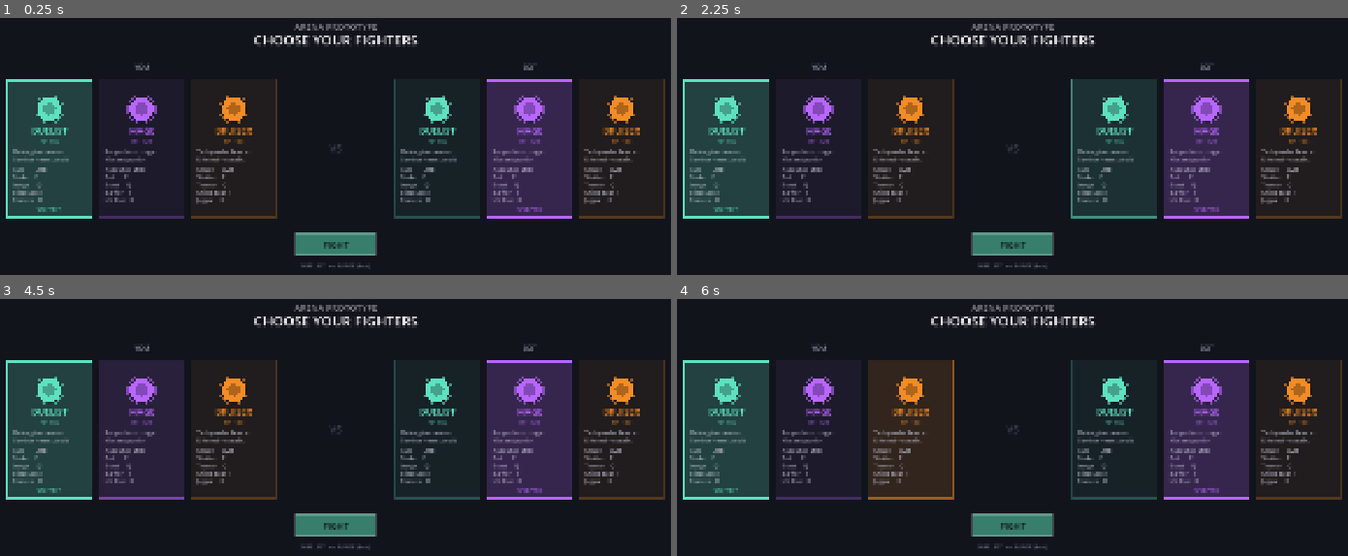
Above: before the commit, frames 1-4 (two rows, left to right).
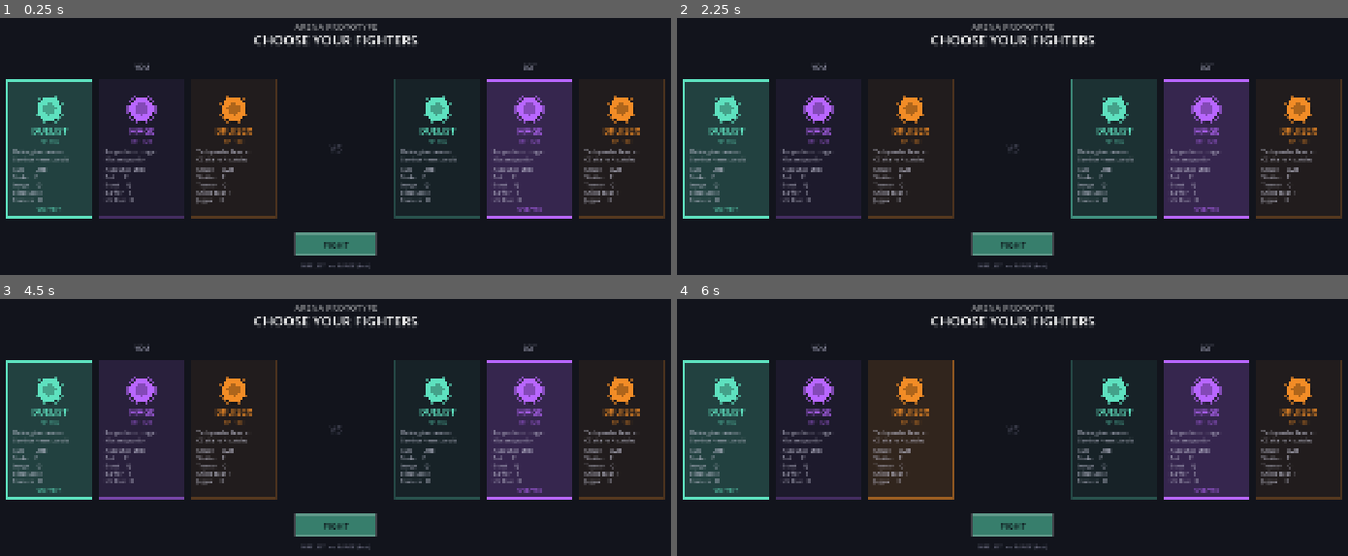
Above: after the commit, the same moments.

Repository: johnWard12/arena-game-godot
Game: Godot game, scene res://scenes/CharSelect.tscn
Same seed, same stepped clock (60 frames per second), same inputs: the game is played once before the commit and once after it.
Inputs (mouse positions are in pixels of both pictures, inside the frame that each line leads up to):
- Up to frame 1 (0.25 s): no input
- Up to frame 2 (2.25 s): tap Enter at 0.5, 2 s; move the mouse to (1180, 203) at 0.52 s; hold D 0.53-1.28 s; tap E at 0.6, 1.55, 2.1 s; click (1180, 203) at 0.67 s; tap Space at 0.77, 1.25, 1.52 s; move the mouse to (858, 246) at 1.27 s; hold S 1.28-2.03 s; tap Shift at 1.35 s; move the mouse to (1093, 128) at 2.02 s; hold D from 2.03 s (still down)
- Up to frame 3 (4.5 s): tap Space at 2.75, 3.02, 3.77, 4.25 s; move the mouse to (outside the picture) at 2.77 s; release D at 2.78 s; hold W 2.78-3.53 s; tap Q at 2.85 s; click (outside the picture) at 2.92 s; tap E at 3.05, 3.8 s; tap Enter at 3.5 s; move the mouse to (outside the picture) at 3.52 s; hold A from 3.53 s (still down); tap F at 3.6 s; tap Escape at 4.15 s; move the mouse to (100, 440) at 4.27 s; tap R at 4.35 s
- Up to frame 4 (6 s): tap Space at 4.52 s; tap E at 4.55, 5.3, 5.85 s; move the mouse to (1052, 507) at 5.02 s; release A at 5.03 s; hold S 5.03-5.78 s; tap G at 5.1 s; click (1052, 507) at 5.17 s; move the mouse to (898, 396) at 5.77 s; hold D from 5.78 s (still down)

The runs differ from the first frame. In frame 1, less than 0.1% of the frame differs, in the area x 29-95%, y 53-57%; in frame 2, less than 0.1%; in frame 3, less than 0.1%; in frame 4, 0.1%.

Commit message:
Fix stale Bruiser char-select description mentioning lifesteal
Lifesteal was removed from BruiserEntity a while back but the
char-select flavor text was never updated to match.

Diff:
--- a/godot_project/scripts/CharSelect.gd
+++ b/godot_project/scripts/CharSelect.gd
@@ -53,7 +53,7 @@
 		"color": BRUISER_COLOR,
 		"key":   "bruiser",
 		"hp":    "HP  180",
-		"lines": ["Tanky melee brawler.", "Lifesteal + sustain.", "", "Smash      LMB", "Shatter    E", "Tremor     Q", "Shield Bash F", "Jugger     R"]
+		"lines": ["Tanky melee brawler.", "CC chains + sustain.", "", "Smash      LMB", "Shatter    E", "Tremor     Q", "Shield Bash F", "Jugger     R"]
 	},
 ]
 
